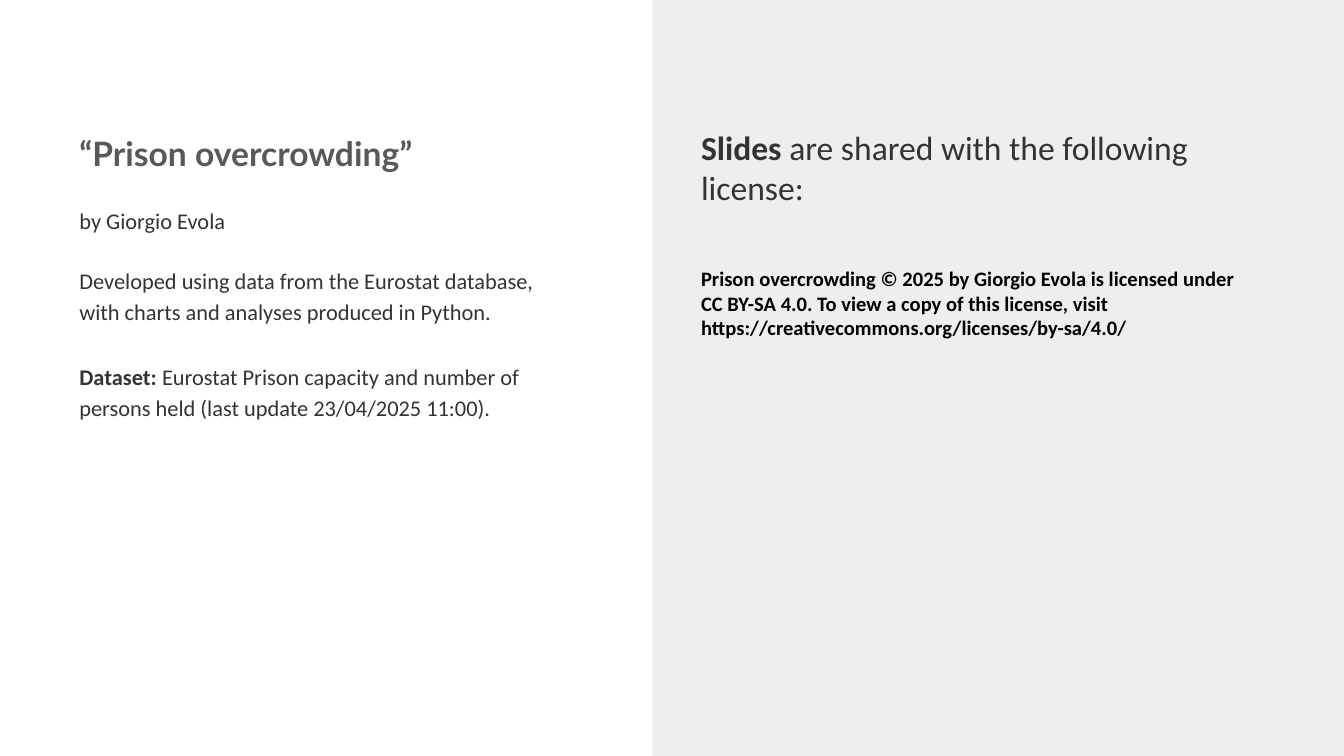
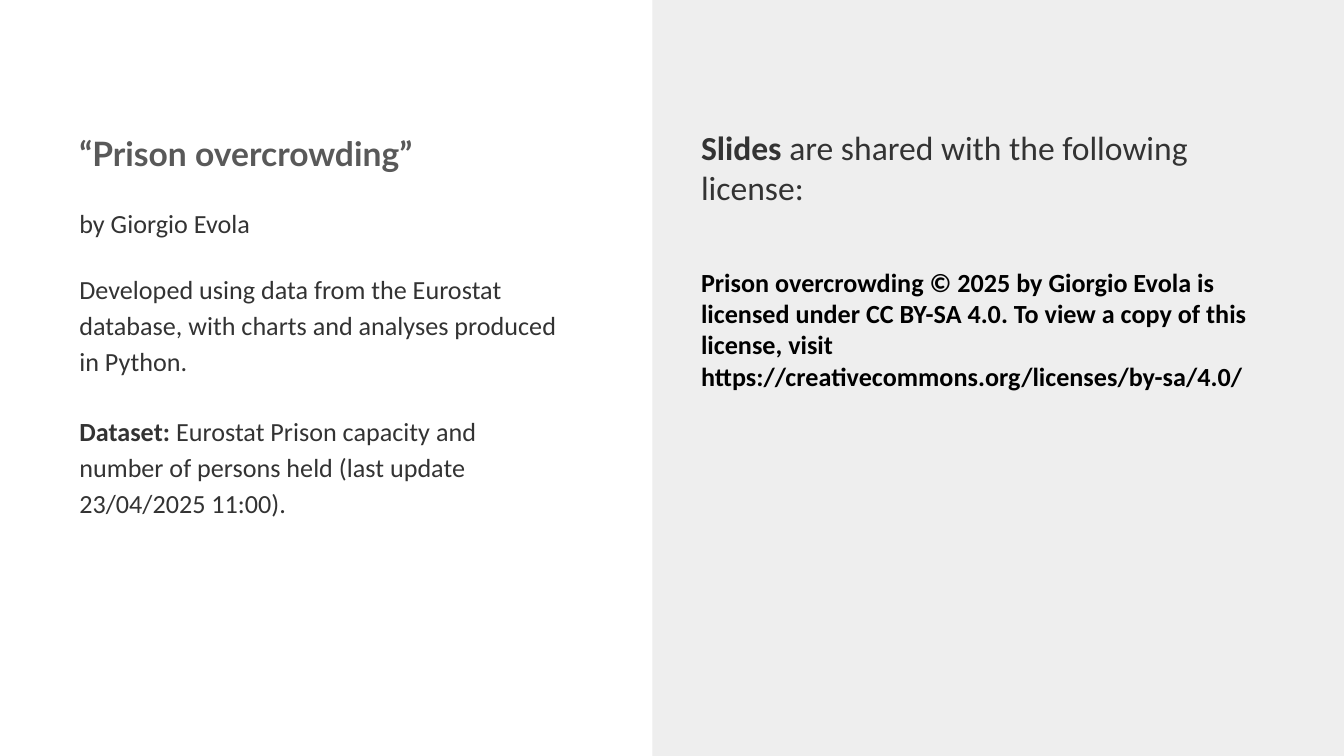
Before and after one commit to gevola-dev/FDS02Q001, a slide deck: slide 12 of data_viz/prison_data_project/26_01_03_prisons_statistics.pptx. Drawn at 1344x756 pixels with LibreOffice and Linux fonts; fonts in the diff are those of the drawing. Boxes give left, top, right and bottom in pixels: in the first picture for what was removed or moved away, otherwise in the second. Text is boxed around its words. In the diff, an @@ line names an element or a change of style, - is before the commit and + after.

Commit message:
feat(slides): new adjustments

```diff
--- a/data_viz/prison_data_project/26_01_03_prisons_statistics.pptx
+++ b/data_viz/prison_data_project/26_01_03_prisons_statistics.pptx
@@ text at (79, 215, 556, 517): size 12 to 14 pt in "by Giorgio Evola", "Developed using data from the Eurostat database, ...", "Dataset: Eurostat Prison capacity and number of ..." @@
@@ text at (701, 273, 1246, 391): size 11 to 14 pt in "Prison overcrowding © 2025 by Giorgio Evola ..." @@
```
Also in this commit, not shown: 1 other file.
